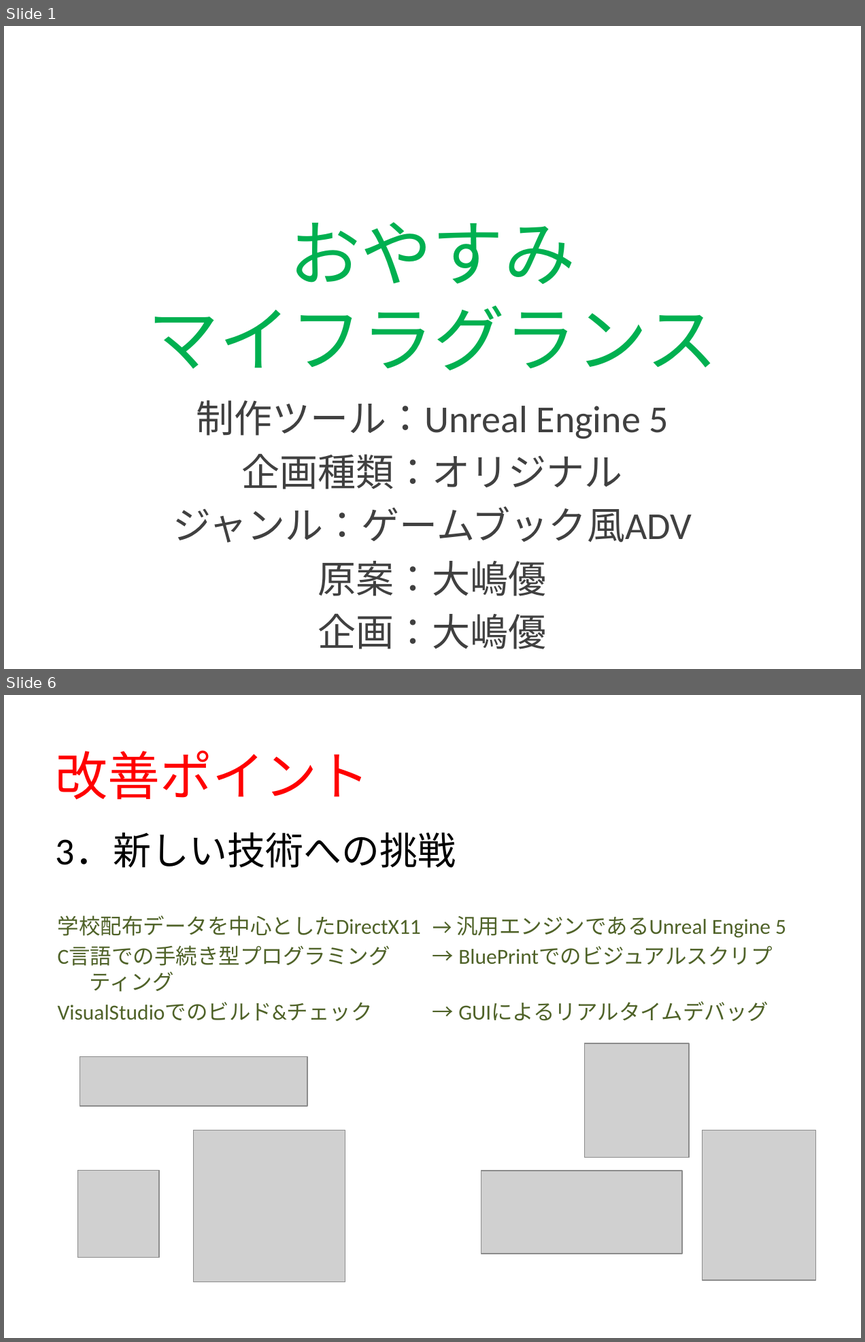
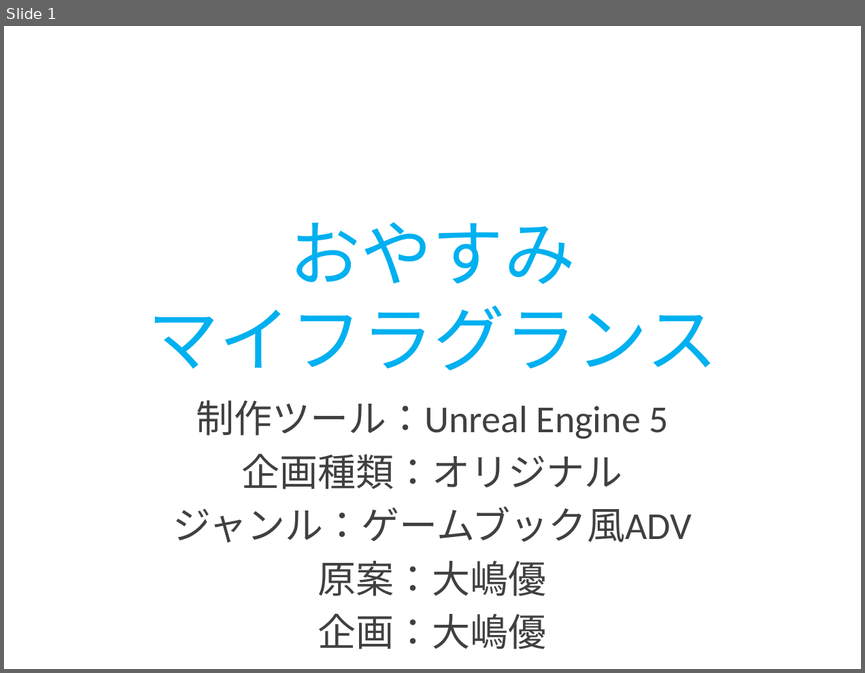
Before and after one commit to POCHOMKIN06/HF21, a slide deck: 企画書3.pptx. Shown one above the other, each under a label of ours: slides 1 and 6 before the commit, slide 1 after it; the slides between them are not shown. The pictures are 865x1342 and 865x673 pixels, drawn with LibreOffice and Linux fonts; fonts in the diff are those of the drawing; grey boxes stand for pictures. Boxes give left, top, right and bottom in pixels: in the first picture for what was removed or moved away, otherwise in the second. Text is boxed around its words. In the diff, an @@ line names an element or a change of style, - is before the commit and + after.

```diff
--- a/企画書3.pptx
+++ b/企画書3.pptx
@@ slide 6 removed at (4, 695, 861, 1338), background #FFFFFF @@
@@ title removed at (56, 750, 370, 800) @@
-改善ポイント
@@ text removed at (56, 832, 456, 868) @@
-3．新しい技術への挑戦
@@ text removed at (58, 915, 786, 1021) @@
-学校配布データを中心としたDirectX11 → 汎用エンジンであるUnreal Engine 5
-C言語での手続き型プログラミング → BluePrintでのビジュアルスクリプティング
-VisualStudioでのビルド&チェック → GUIによるリアルタイムデバッグ
@@ picture removed at (79, 1057, 307, 1106) @@
@@ picture removed at (584, 1043, 689, 1157) @@
@@ picture removed at (193, 1130, 345, 1282) @@
@@ picture removed at (702, 1130, 816, 1280) @@
@@ picture removed at (77, 1170, 159, 1258) @@
@@ picture removed at (481, 1170, 682, 1254) @@
@@ slide 1 changed as well @@
@@ title "おやすみ マイフラグランス" at (147, 222, 717, 370): text colour #00B050 to #00B0F0 @@
```
Also in this commit, not shown: 1 other slide changed, 4 slides added, 4 other slides removed, 26 other files.
